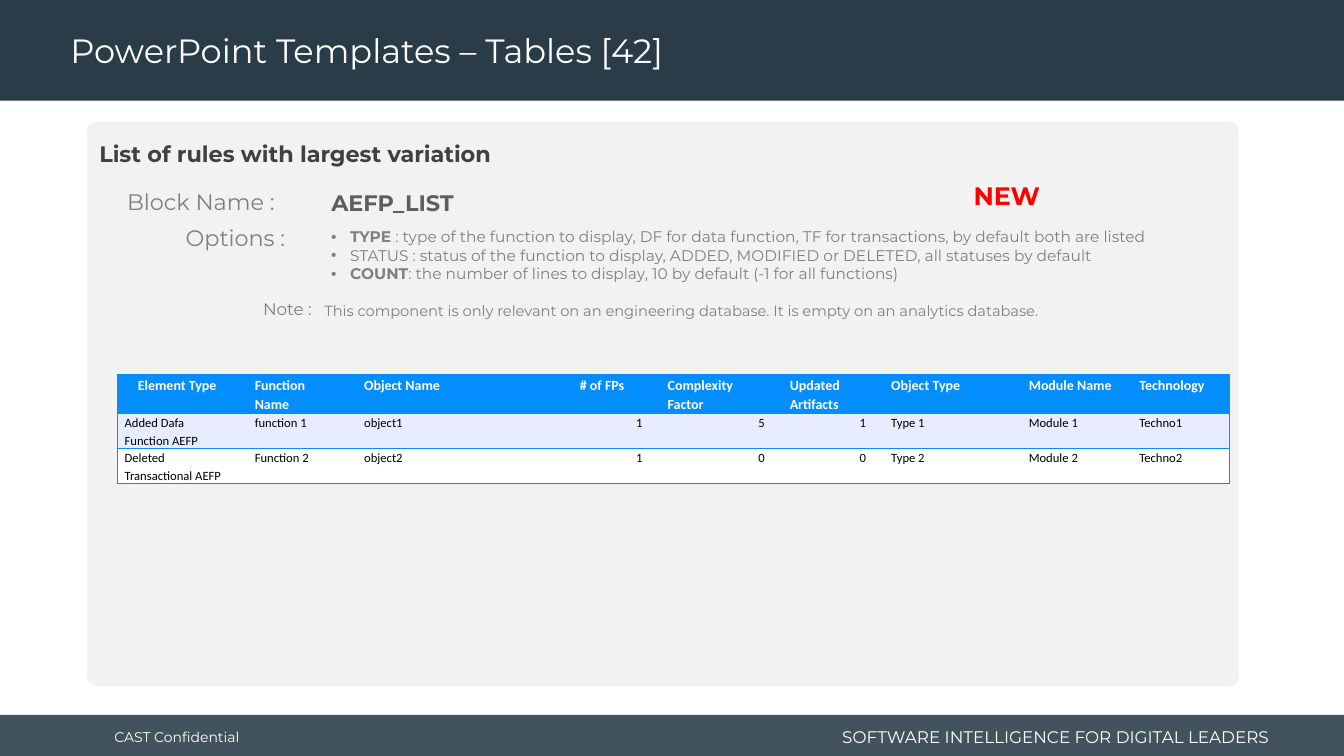
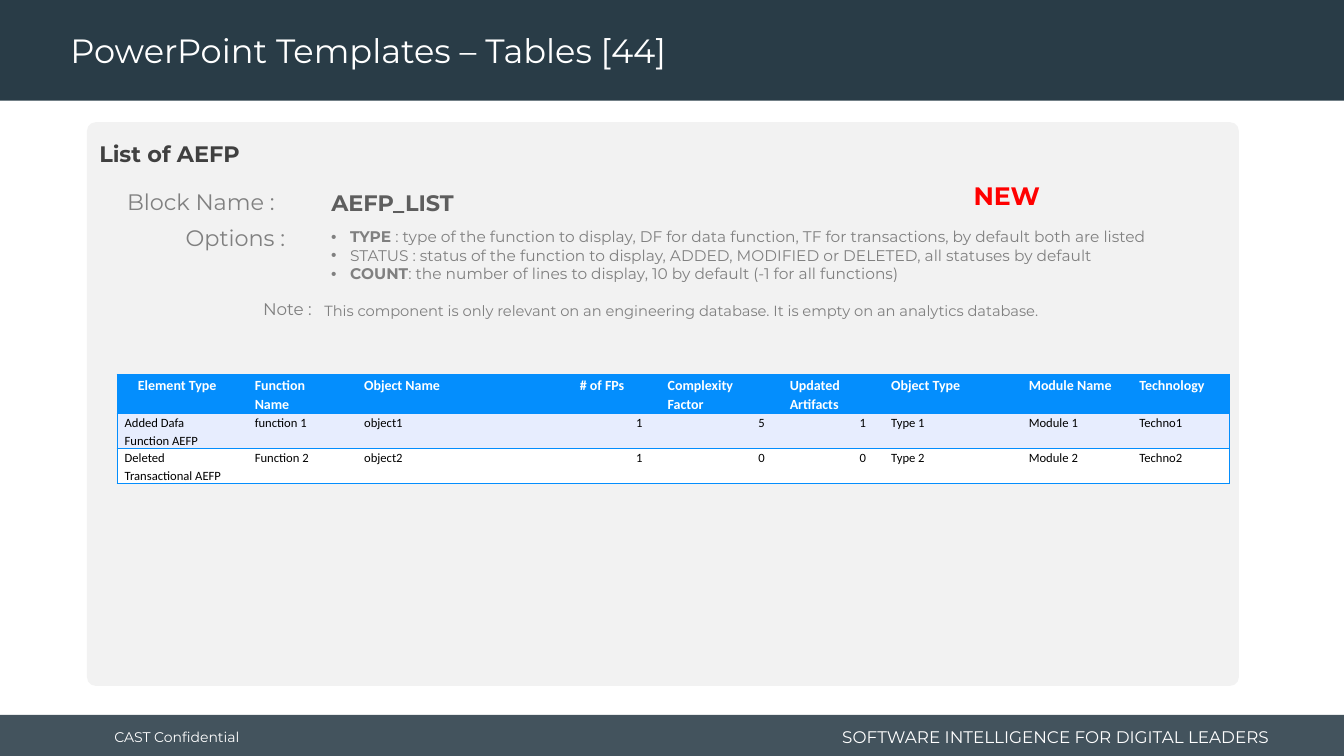
Before and after one commit to CAST-projects/ReportGenerator, a slide deck: slide 76 of CastReporting.Reporting/TemplatesFiles/1- Powerpoint-components-library.pptx (slide 75 before the commit). Drawn at 1344x756 pixels with LibreOffice and Linux fonts; fonts in the diff are those of the drawing; background and template pictures are left out. Boxes give left, top, right and bottom in pixels: in the first picture for what was removed or moved away, otherwise in the second. Text is boxed around its words. In the diff, an @@ line names an element or a change of style, - is before the commit and + after.

Commit message:
REPORTGEN-516 : update library templates

```diff
--- a/CastReporting.Reporting/TemplatesFiles/1- Powerpoint-components-library.pptx
+++ b/CastReporting.Reporting/TemplatesFiles/1- Powerpoint-components-library.pptx
@@ title at box(70, 38, 666, 70): text changed @@
-PowerPoint Templates – Tables [42]
+PowerPoint Templates – Tables [44]
@@ text at box(99, 144, 240, 162): text changed @@
-List of rules with largest variation
+List of AEFP
```
Also in this commit, not shown: 1 other slide changed, 1 slide added, 2 other files.
